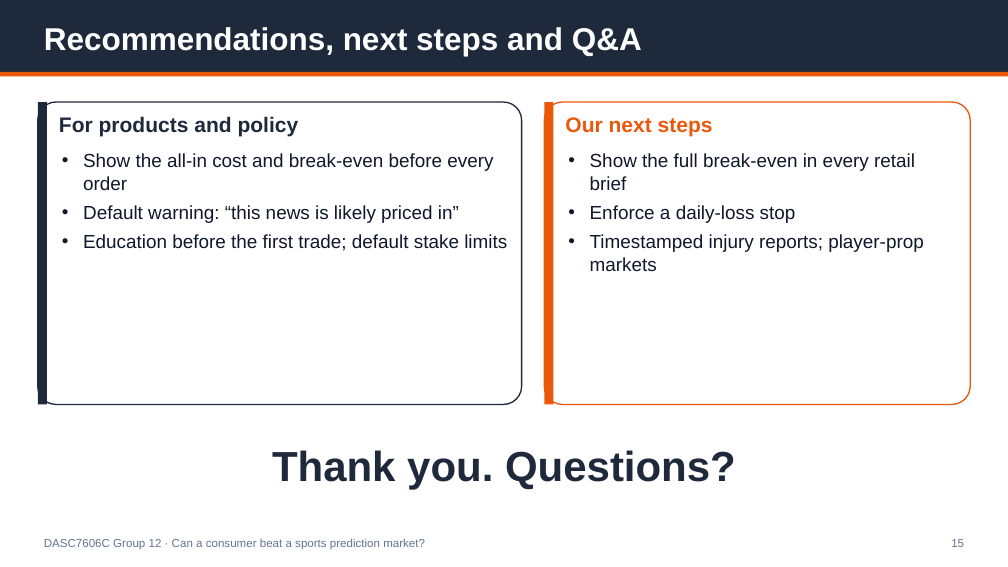
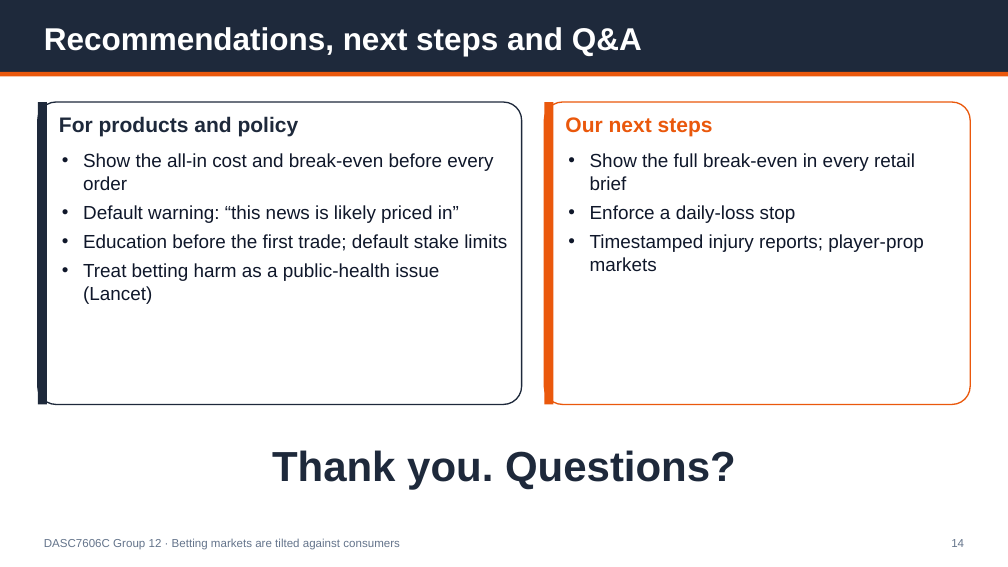
Before and after one commit to Michaelyzr/nba-agent, a slide deck: slide 14 of presentation/nba_agent_deck.pptx (slide 15 before the commit). Drawn at 1008x567 pixels with LibreOffice and Linux fonts; fonts in the diff are those of the drawing. Boxes give left, top, right and bottom in pixels: in the first picture for what was removed or moved away, otherwise in the second. Text is boxed around its words. In the diff, an @@ line names an element or a change of style, - is before the commit and + after.

```diff
--- a/presentation/nba_agent_deck.pptx
+++ b/presentation/nba_agent_deck.pptx
@@ text at [83,263,439,304]: paragraph added @@
+• Treat betting harm as a public-health issue (Lancet)
@@ text at [44,538,400,550]: text changed @@
-DASC7606C Group 12 · Can a consumer beat a sports prediction market?
+DASC7606C Group 12 · Betting markets are tilted against consumers
@@ text at [951,539,964,547]: text changed @@
-15
+14
```
Also in this commit, not shown: 12 other slides changed, 1 slide added, 2 slides removed, 2 other files.
